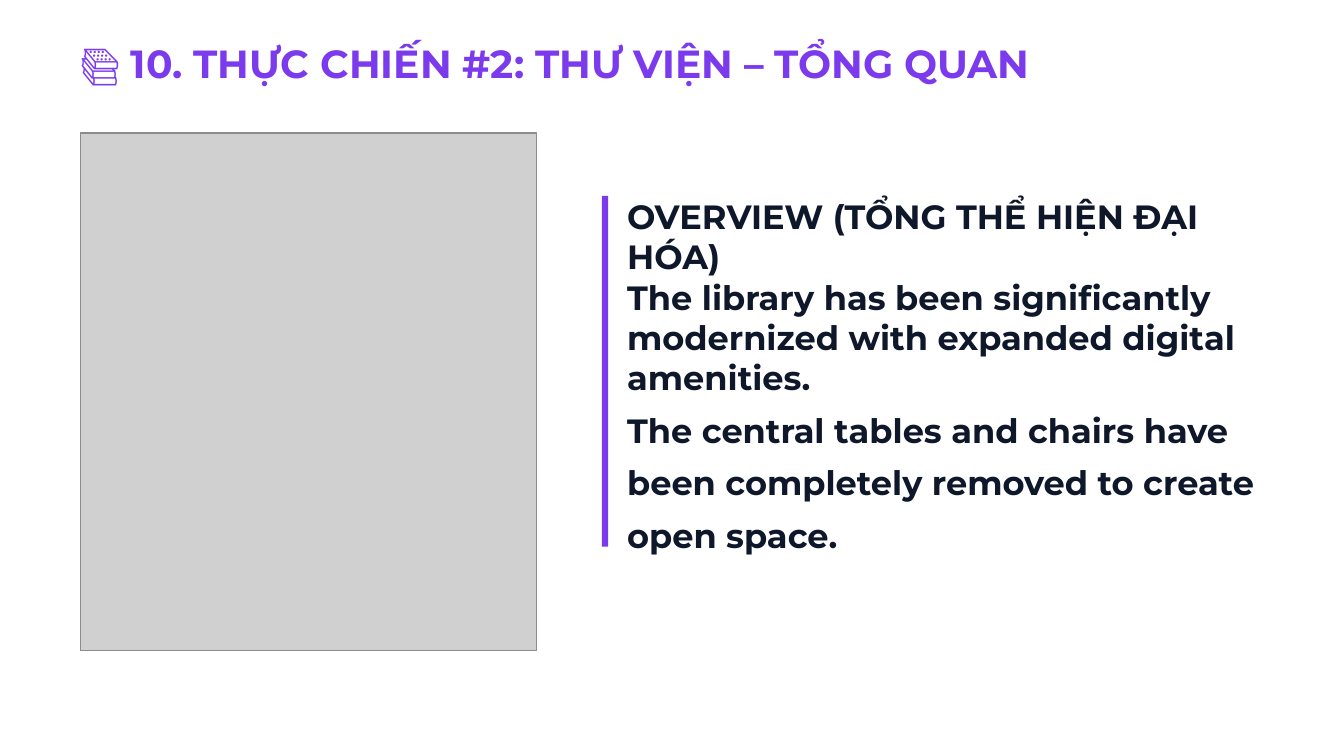
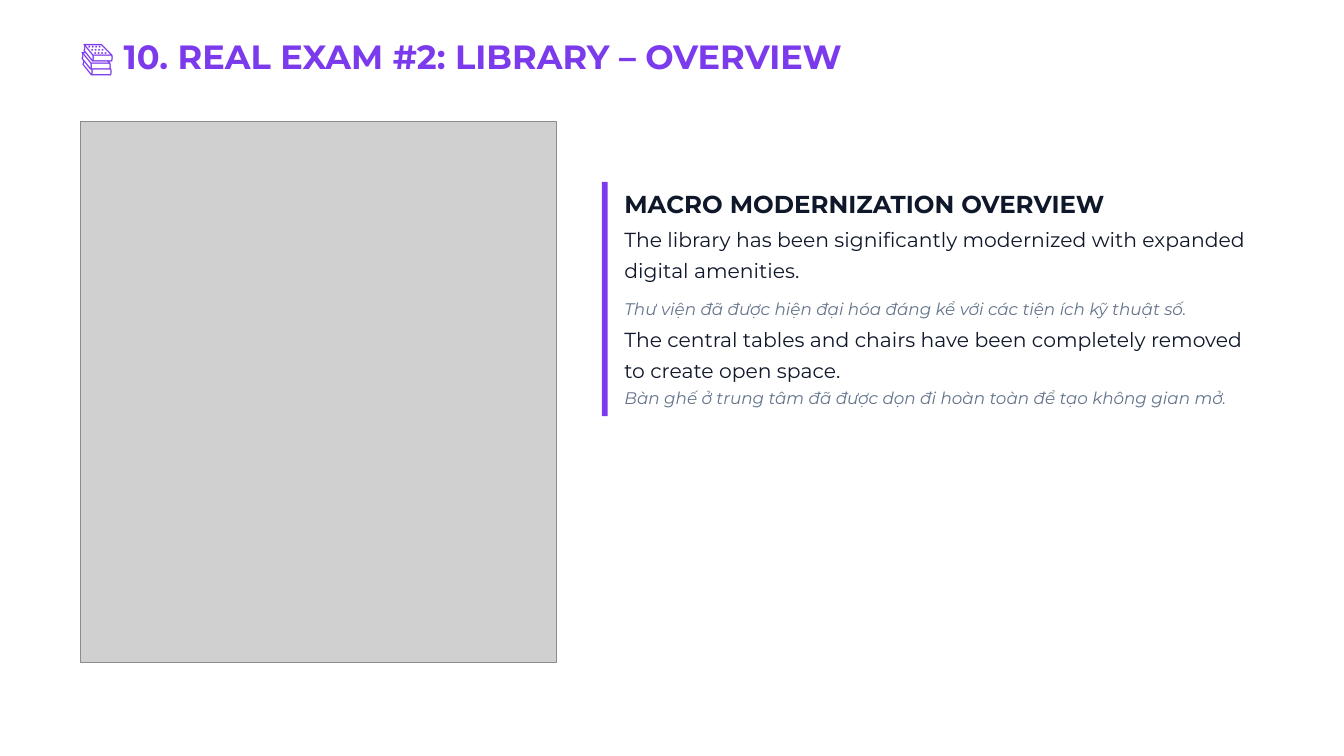
Before and after one commit to snowflake-vibing/KnowledgeLibrary, a slide deck: slide 38 of IELTS/07_YouTube_Studio/01_Slides_Writing_Task1_Map.pptx. Drawn at 1344x756 pixels with LibreOffice and Linux fonts; fonts in the diff are those of the drawing; grey boxes stand for pictures. Boxes give left, top, right and bottom in pixels: in the first picture for what was removed or moved away, otherwise in the second. Text is boxed around its words. In the diff, an @@ line names an element or a change of style, - is before the commit and + after.

```diff
--- a/IELTS/07_YouTube_Studio/01_Slides_Writing_Task1_Map.pptx
+++ b/IELTS/07_YouTube_Studio/01_Slides_Writing_Task1_Map.pptx
@@ text at <box>124,45,841,70</box>: text changed; size 28 to 24 pt @@
-📚 10. THỰC CHIẾN #2: THƯ VIỆN – TỔNG QUAN
+📚 10. REAL EXAM #2: LIBRARY – OVERVIEW
@@ picture: place and size @@
-picture at <box>81,133,536,651</box>
+picture at <box>81,122,557,663</box>
@@ rectangle: place and size @@
-rectangle at <box>602,196,608,546</box>
+rectangle at <box>602,182,608,416</box>
@@ text at <box>624,195,1244,408</box>: text changed; size 20 to 14.5 pt; bold off; italic off @@
-OVERVIEW (TỔNG THỂ HIỆN ĐẠI HÓA)
-The library has been significantly modernized with expanded digital amenities.
-The central tables and chairs have been completely removed to create open space.
+MACRO MODERNIZATION OVERVIEW
+The library has been significantly modernized with expanded digital amenities.
+Thư viện đã được hiện đại hóa đáng kể với các tiện ích kỹ thuật số.
+The central tables and chairs have been completely removed to create open space.
+Bàn ghế ở trung tâm đã được dọn đi hoàn toàn để tạo không gian mở.
```
Also in this commit, not shown: 29 other slides changed, 11 slides added, 11 slides removed, 8 other files.
